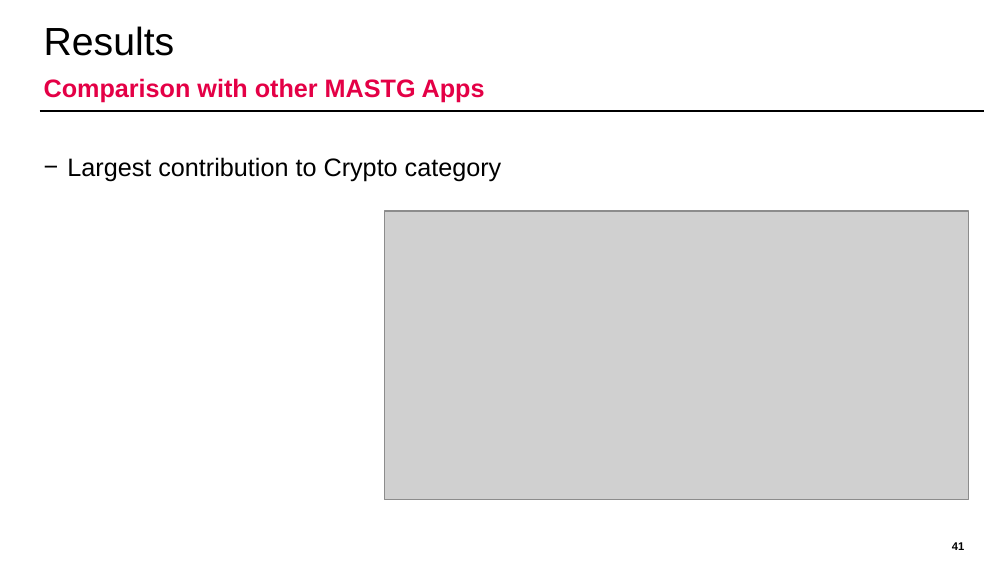
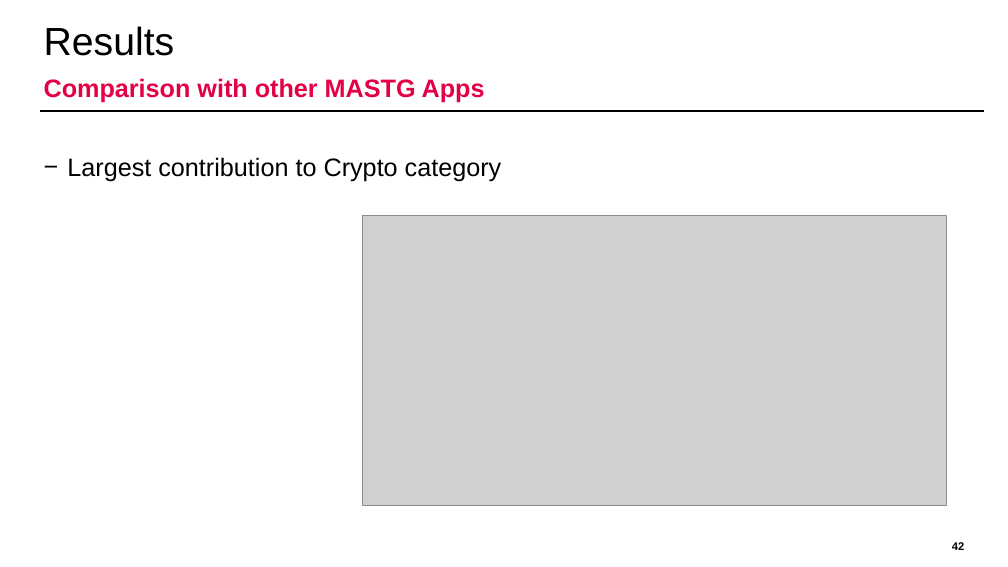
Before and after one commit to domi-cmd/Reference_Application_for_OWASP_MASTG, a slide deck: slide 42 of dev_documents/presentation/ba_thesis_presentation_kronig.pptx (slide 41 before the commit). Drawn at 1008x567 pixels with LibreOffice and Linux fonts; fonts in the diff are those of the drawing; grey boxes stand for pictures; background and template pictures are left out. Boxes give left, top, right and bottom in pixels: in the first picture for what was removed or moved away, otherwise in the second. Text is boxed around its words. In the diff, an @@ line names an element or a change of style, - is before the commit and + after.

```diff
--- a/dev_documents/presentation/ba_thesis_presentation_kronig.pptx
+++ b/dev_documents/presentation/ba_thesis_presentation_kronig.pptx
@@ picture: place and size @@
-picture at bbox=[384, 211, 969, 500]
+picture at bbox=[362, 216, 947, 506]
@@ page number at bbox=[952, 542, 964, 550]: text changed @@
-41
+42
```
Also in this commit, not shown: 8 other slides changed, 1 slide added, 3 other files.
